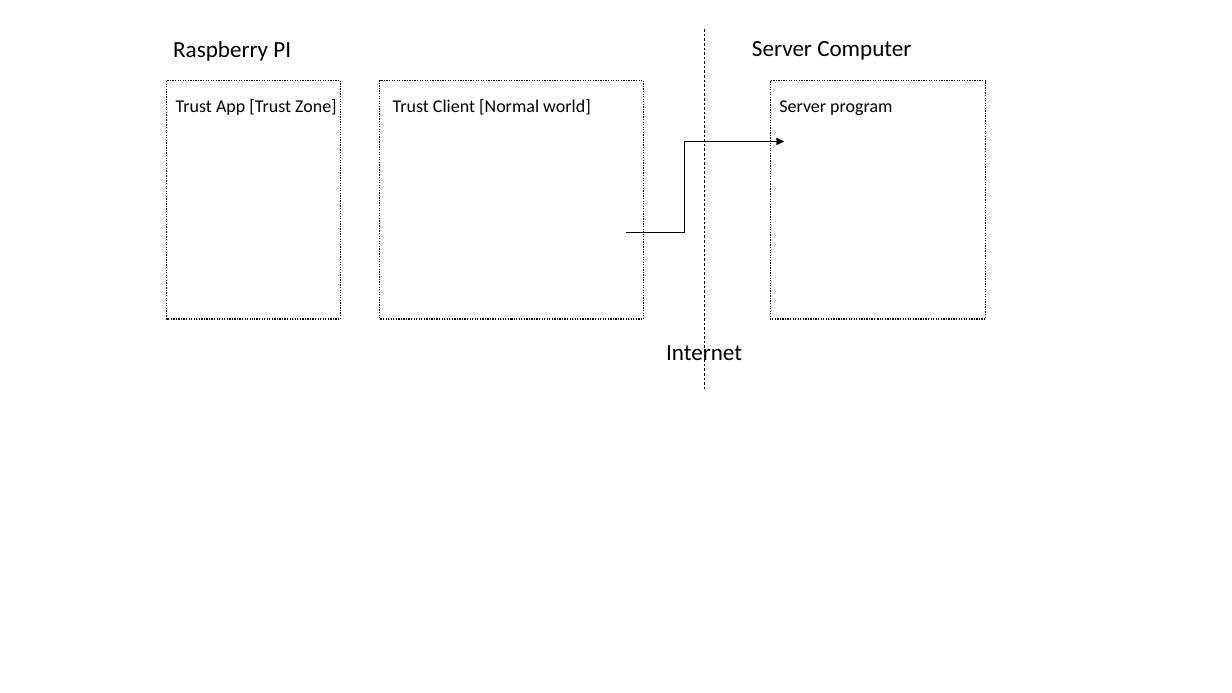
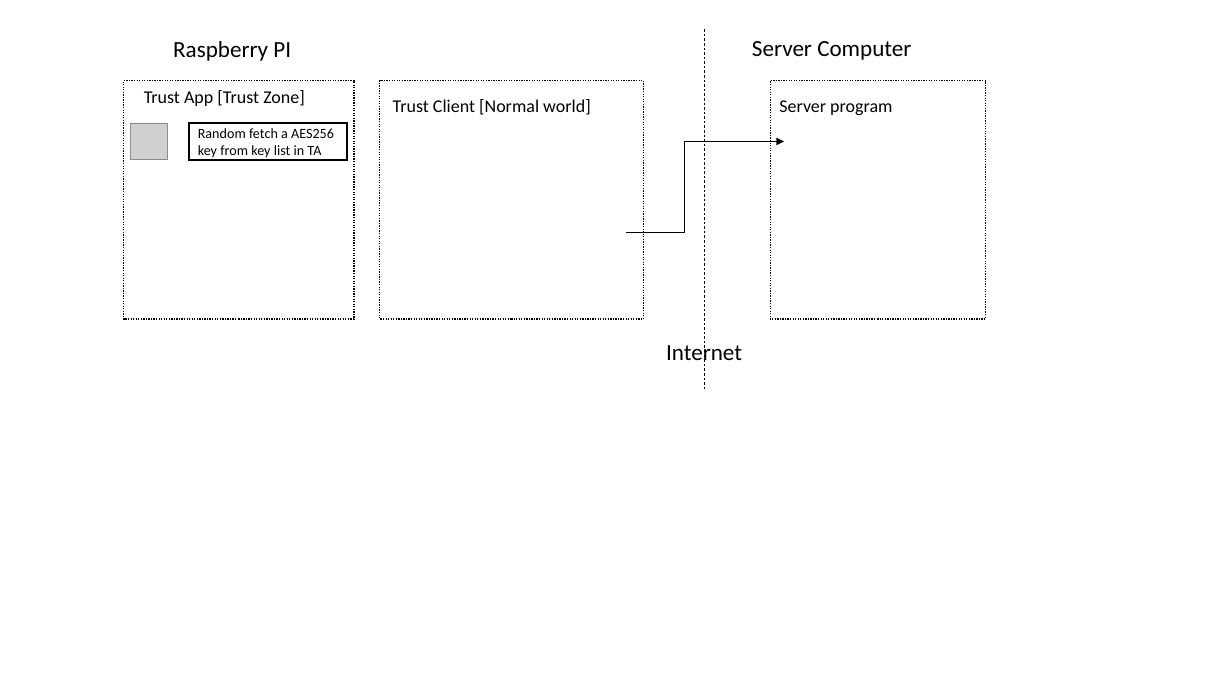
Before and after one commit to LiuYuancheng/Xandar_Sensor_IOT, a slide deck: slide 10 of doc/firmwaresignWF.pptx (slide 9 before the commit). Drawn at 1232x693 pixels with LibreOffice and Linux fonts; fonts in the diff are those of the drawing; grey boxes stand for pictures. Boxes give left, top, right and bottom in pixels: in the first picture for what was removed or moved away, otherwise in the second. Text is boxed around its words. In the diff, an @@ line names an element or a change of style, - is before the commit and + after.

```diff
--- a/doc/firmwaresignWF.pptx
+++ b/doc/firmwaresignWF.pptx
@@ rectangle: place and size @@
-rectangle at <box>166,80,340,319</box>
+rectangle at <box>124,80,354,319</box>
@@ text "Trust App [Trust Zone]": place and size @@
-text "Trust App [Trust Zone]" at <box>176,99,337,115</box>
+text "Trust App [Trust Zone]" at <box>144,90,305,106</box>
@@ picture added at <box>131,123,168,160</box> @@
@@ rectangle added at <box>189,123,347,160</box>, fill #FFFFFF, outline #000000 1.5 pt, 11 pt, text #000000 @@
+Random fetch a AES256 key from key list in TA
```
Also in this commit, not shown: 1 slide added, 1 other file.
